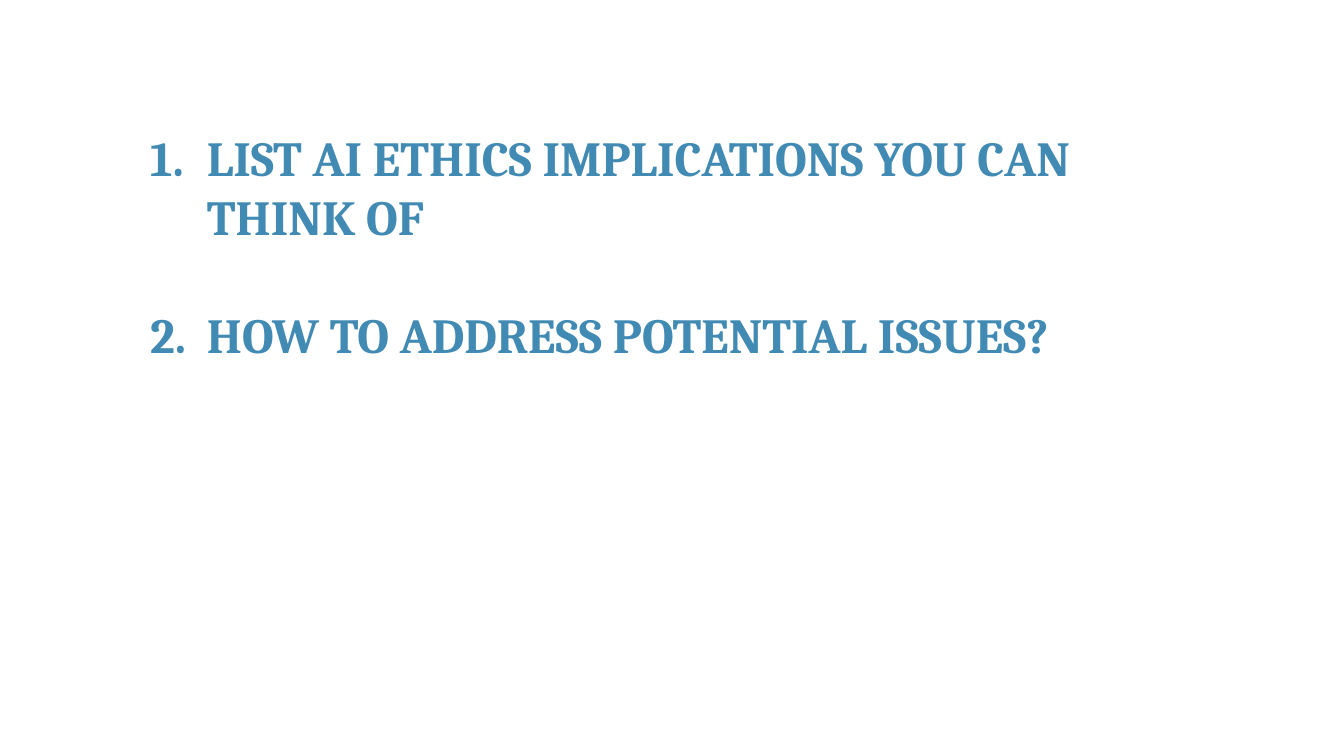
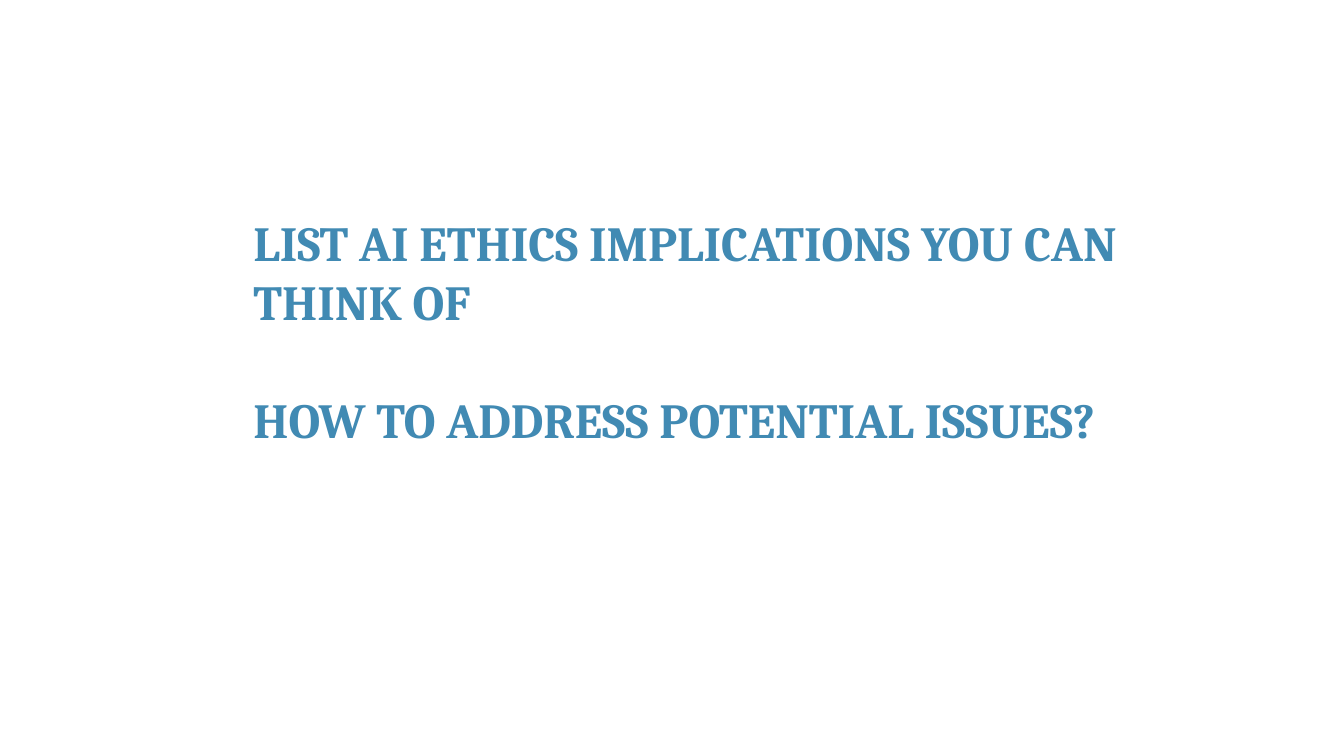
Before and after one commit to franckalbinet/itu-eaco-zanzibar-12-2018, a slide deck: slide 4 of presentations/session-6-ethics-of-ai.pptx (slide 3 before the commit). Drawn at 1344x756 pixels with LibreOffice and Linux fonts; fonts in the diff are those of the drawing; background and template pictures are left out. Boxes give left, top, right and bottom in pixels: in the first picture for what was removed or moved away, otherwise in the second. Text is boxed around its words. In the diff, an @@ line names an element or a change of style, - is before the commit and + after.

```diff
--- a/presentations/session-6-ethics-of-ai.pptx
+++ b/presentations/session-6-ethics-of-ai.pptx
@@ text "LIST AI ETHICS IMPLICATIONS YOU ...": place and size @@
-text "LIST AI ETHICS IMPLICATIONS YOU ..." at <box>207,143,1070,354</box>
+text "LIST AI ETHICS IMPLICATIONS YOU ..." at <box>253,228,1117,439</box>
@@ text "LIST AI ETHICS IMPLICATIONS YOU ..." at <box>253,228,1117,439</box>: bullet 1. to none @@
```
Also in this commit, not shown: 16 other slides changed, 3 slides added, 2 other files.
